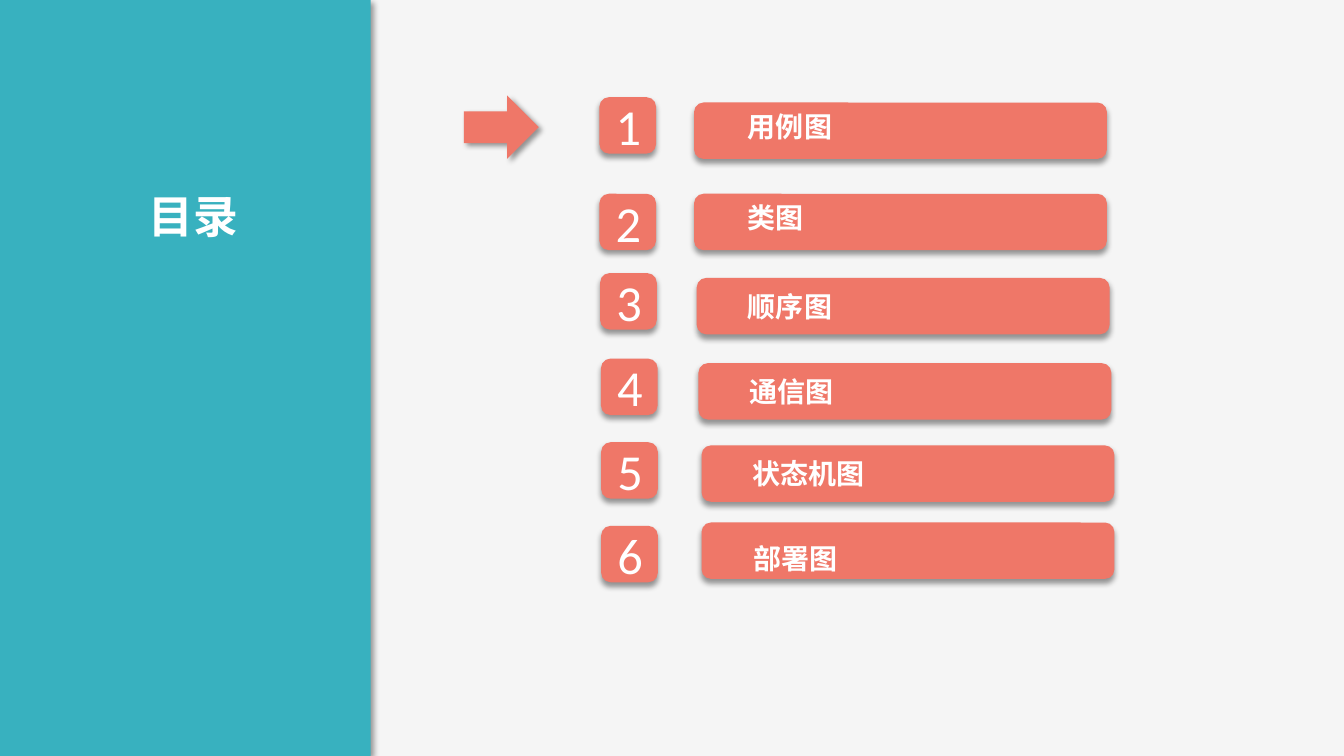
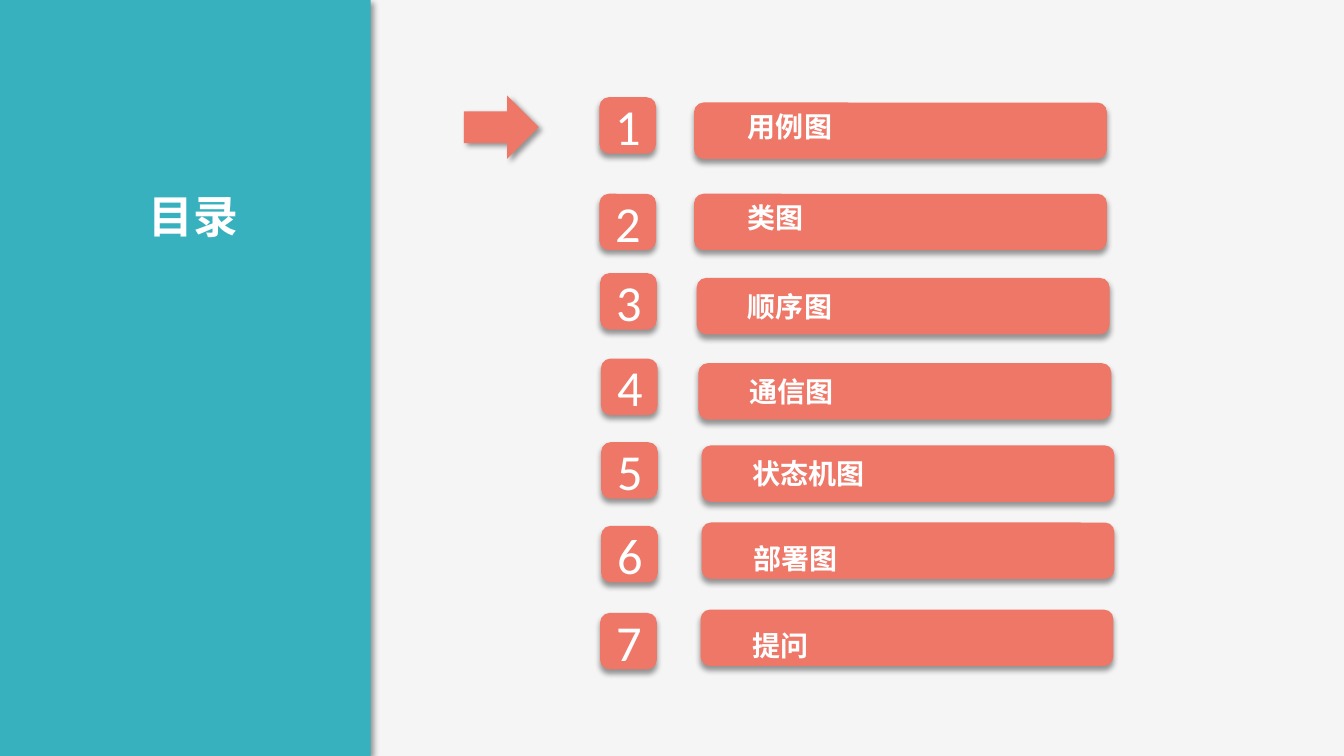
Before and after one commit to boboHh/AssistantTeaching, a slide deck: slide 2 of 非受控文档/01-江亮儒/PRD2018-G11-UML图.pptx. Drawn at 1344x756 pixels with LibreOffice and Linux fonts; fonts in the diff are those of the drawing. Boxes give left, top, right and bottom in pixels: in the first picture for what was removed or moved away, otherwise in the second. Text is boxed around its words. In the diff, an @@ line names an element or a change of style, - is before the commit and + after.

```diff
--- a/非受控文档/01-江亮儒/PRD2018-G11-UML图.pptx
+++ b/非受控文档/01-江亮儒/PRD2018-G11-UML图.pptx
@@ rounded rectangle added at <box>600,613,656,669</box>, fill #EF7768, 36 pt, text #FFFFFF @@
+7
@@ rounded rectangle added at <box>701,610,1113,666</box>, fill #EF7768 @@
@@ text added at <box>753,632,809,659</box>, 20 pt, text #FFFFFF, bold @@
+提问
```
Also in this commit, not shown: 1 slide added.
